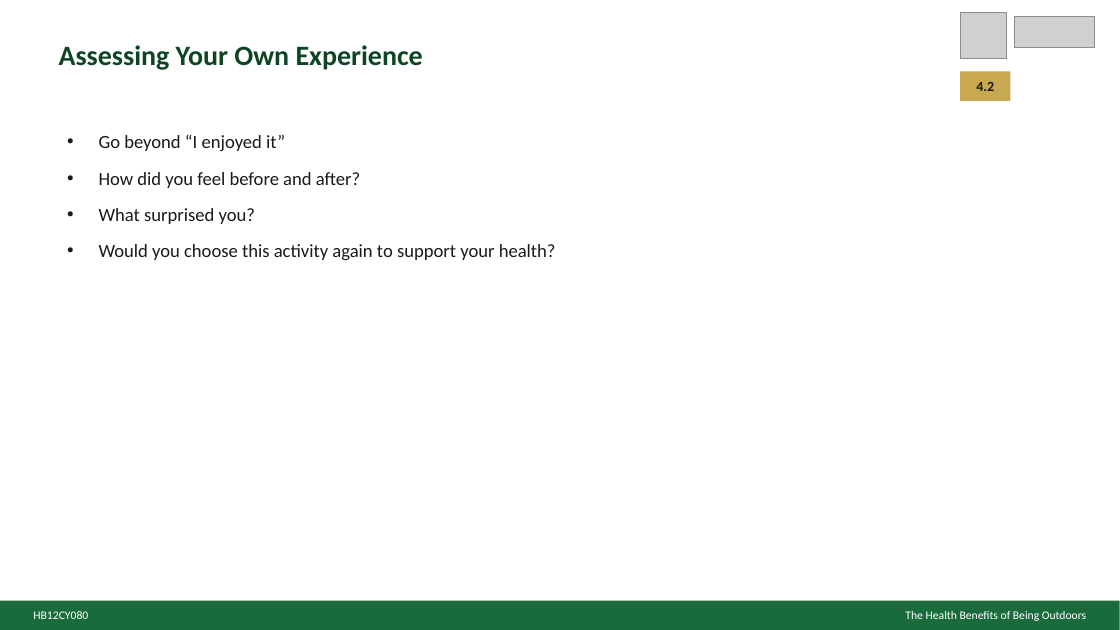
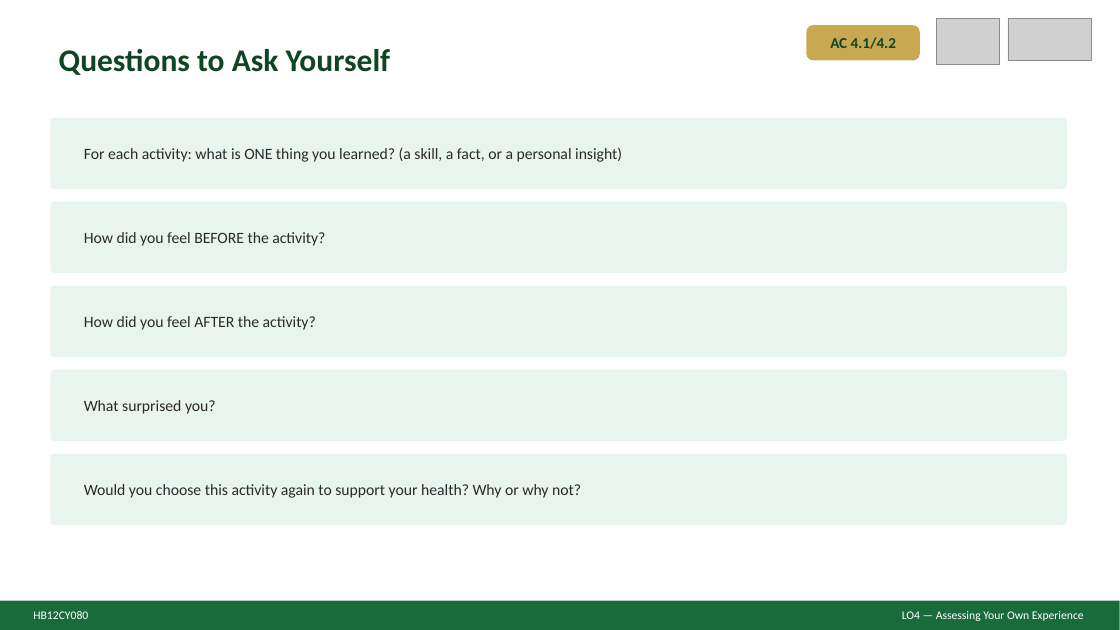
Before and after one commit to JJ2026Outdoor/ACOutdoorEd, a slide deck: slide 13 of HB12CY080HealthBenefitsSlides.pptx. Drawn at 1120x630 pixels with LibreOffice and Linux fonts; fonts in the diff are those of the drawing; grey boxes stand for pictures. Boxes give left, top, right and bottom in pixels: in the first picture for what was removed or moved away, otherwise in the second. Text is boxed around its words. In the diff, an @@ line names an element or a change of style, - is before the commit and + after.

```diff
--- a/HB12CY080HealthBenefitsSlides.pptx
+++ b/HB12CY080HealthBenefitsSlides.pptx
@@ rounded rectangle added at (807, 25, 920, 60), fill #C8A951 @@
@@ picture: place and size @@
-picture at (960, 13, 1007, 59)
+picture at (937, 18, 1000, 65)
@@ picture: place and size @@
-picture at (1015, 17, 1095, 47)
+picture at (1008, 18, 1092, 60)
@@ text added at (59, 49, 391, 75), 27 pt, text #0F4525, bold @@
+Questions to Ask Yourself
@@ text at (830, 37, 896, 49): text changed; size 12 to 13 pt; text colour #1A1A1A to #0F4525 @@
-4.2
+AC 4.1/4.2
@@ rectangle removed at (960, 71, 1011, 101) @@
@@ rounded rectangle added at (50, 118, 1067, 189), fill #E8F5EE @@
@@ text added at (84, 147, 622, 162), 13.5 pt, text #2A2A2A @@
+For each activity: what is ONE thing you learned? (a skill, a fact, or a personal insight)
@@ rounded rectangle added at (50, 202, 1067, 273), fill #E8F5EE @@
@@ text added at (84, 232, 325, 246), 13.5 pt, text #2A2A2A @@
+How did you feel BEFORE the activity?
@@ rounded rectangle added at (50, 286, 1067, 357), fill #E8F5EE @@
@@ text "How did you feel AFTER ..." at (84, 316, 316, 330): vertical alignment top to middle @@
@@ text at (84, 316, 316, 330): text changed; size 16 to 13.5 pt; text colour #1A1A1A to #2A2A2A @@
-• Go beyond “I enjoyed it”
-• How did you feel before and after?
-• What surprised you?
-• Would you choose this activity again to support your health?
+How did you feel AFTER the activity?
@@ rounded rectangle added at (50, 370, 1067, 441), fill #E8F5EE @@
@@ text added at (84, 400, 216, 414), 13.5 pt, text #2A2A2A @@
+What surprised you?
@@ rounded rectangle added at (50, 454, 1067, 525), fill #E8F5EE @@
@@ text added at (84, 484, 581, 498), 13.5 pt, text #2A2A2A @@
+Would you choose this activity again to support your health? Why or why not?
@@ text at (902, 611, 1084, 621): text changed; size 24 to 10 pt; text colour #0F4525 to #FFFFFF; bold off @@
-Assessing Your Own Experience
+LO4 — Assessing Your Own Experience
@@ text removed at (905, 611, 1086, 621) @@
-The Health Benefits of Being Outdoors
```
Also in this commit, not shown: 11 other slides changed, 3 slides added, 3 slides removed, 2 other files.
